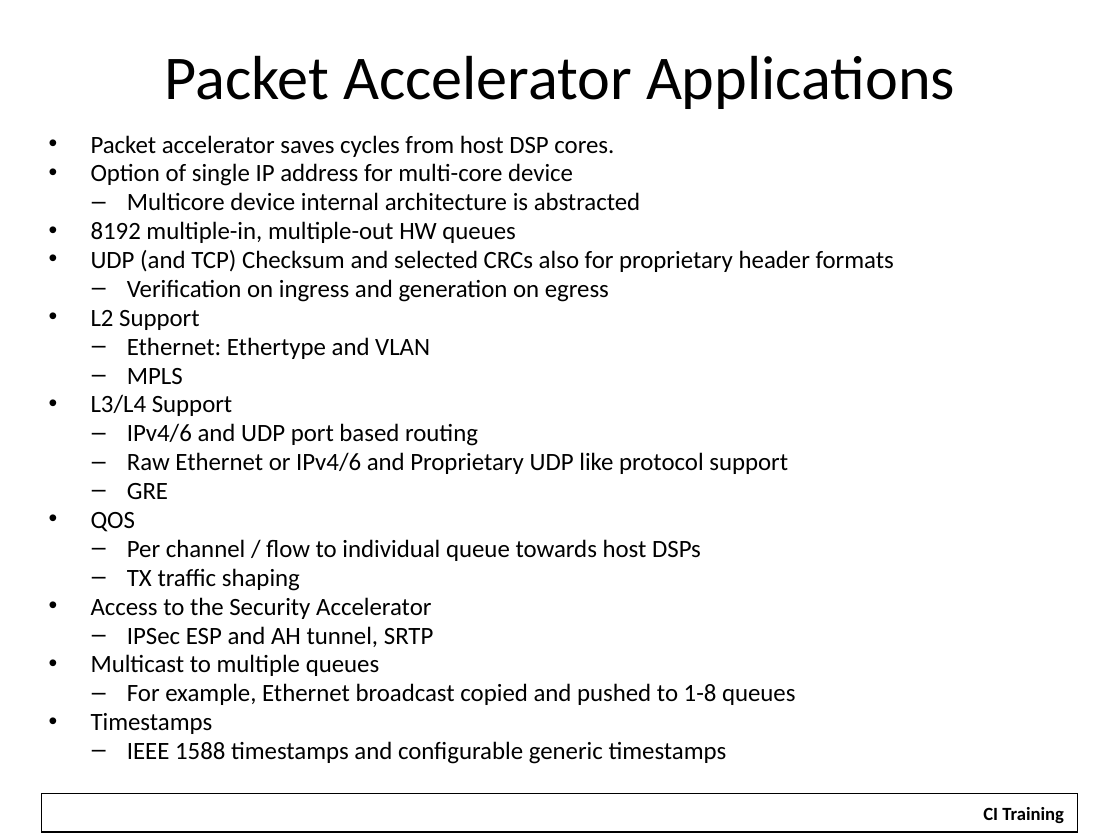
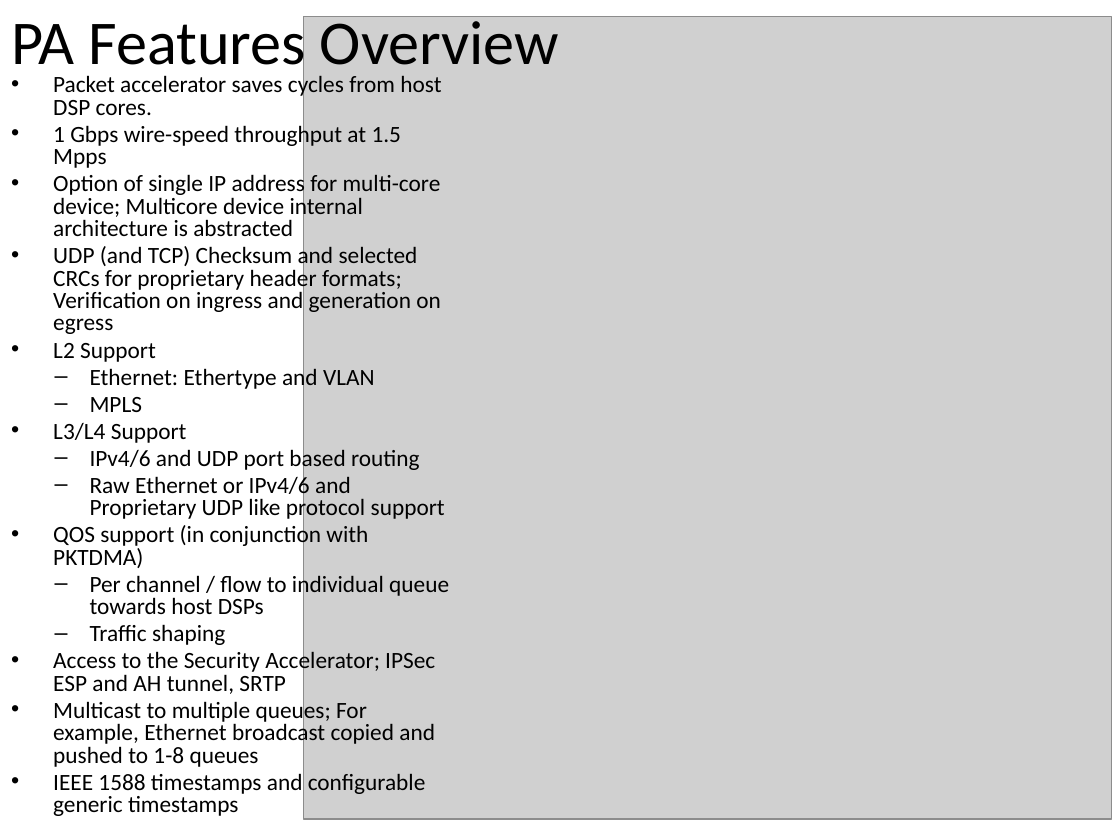
Before and after one commit to hari1989/keystone-workshop, a slide deck: slide 8 of slides/KeyStone NETCP PA.pptx (slide 4 before the commit). Drawn at 1120x840 pixels with LibreOffice and Linux fonts; fonts in the diff are those of the drawing; grey boxes stand for pictures; background and template pictures are left out. Boxes give left, top, right and bottom in pixels: in the first picture for what was removed or moved away, otherwise in the second. Text is boxed around its words. In the diff, an @@ line names an element or a change of style, - is before the commit and + after.

```diff
--- a/slides/KeyStone NETCP PA.pptx
+++ b/slides/KeyStone NETCP PA.pptx
@@ title at (11,12,559,79): text changed @@
-Packet Accelerator Applications
+PA Features Overview
@@ picture added at (304,17,1112,819) @@
@@ text "Packet accelerator saves cycles from ...": place and size @@
-text "Packet accelerator saves cycles from ..." at (91,135,894,764)
+text "Packet accelerator saves cycles from ..." at (53,73,449,816)
@@ text at (53,73,449,816): size 16 to 15 pt in "Packet accelerator saves cycles from host DSP ...", "L2 Support", "Ethernet: Ethertype and VLAN", "MPLS" and 5 more places; bullet – to • @@
@@ text at (53,122,441,334): text changed; size 16 to 15 pt @@
-• Option of single IP address for multi-core device
-  – Multicore device internal architecture is abstracted
-• 8192 multiple-in, multiple-out HW queues
-• UDP (and TCP) Checksum and selected CRCs also for proprietary header formats
-  – Verification on ingress and generation on egress
+  • 1 Gbps wire-speed throughput at 1.5 Mpps
+• Option of single IP address for multi-core device; Multicore device internal architecture is abstracted
+• UDP (and TCP) Checksum and selected CRCs for proprietary header formats; Verification on ingress and generation on egress
@@ text at (53,523,368,568): text changed; size 16 to 15 pt @@
-  – GRE
-• QOS
+• QOS support (in conjunction with PKTDMA)
@@ text at (53,624,435,767): text changed; size 16 to 15 pt @@
-  – TX traffic shaping
-• Access to the Security Accelerator
-  – IPSec ESP and AH tunnel, SRTP
-• Multicast to multiple queues
-  – For example, Ethernet broadcast copied and pushed to 1-8 queues
-• Timestamps
+  – Traffic shaping
+• Access to the Security Accelerator; IPSec ESP and AH tunnel, SRTP
+• Multicast to multiple queues; For example, Ethernet broadcast copied and pushed to 1-8 queues
@@ rectangle added at (22,781,1103,837), fill #FFFFFF @@
@@ rectangle removed at (41,793,1079,832) @@
@@ text removed at (983,807,1064,823) @@
-CI Training
```
Also in this commit, not shown: 11 other slides changed, 3 slides added, 2 slides removed.
